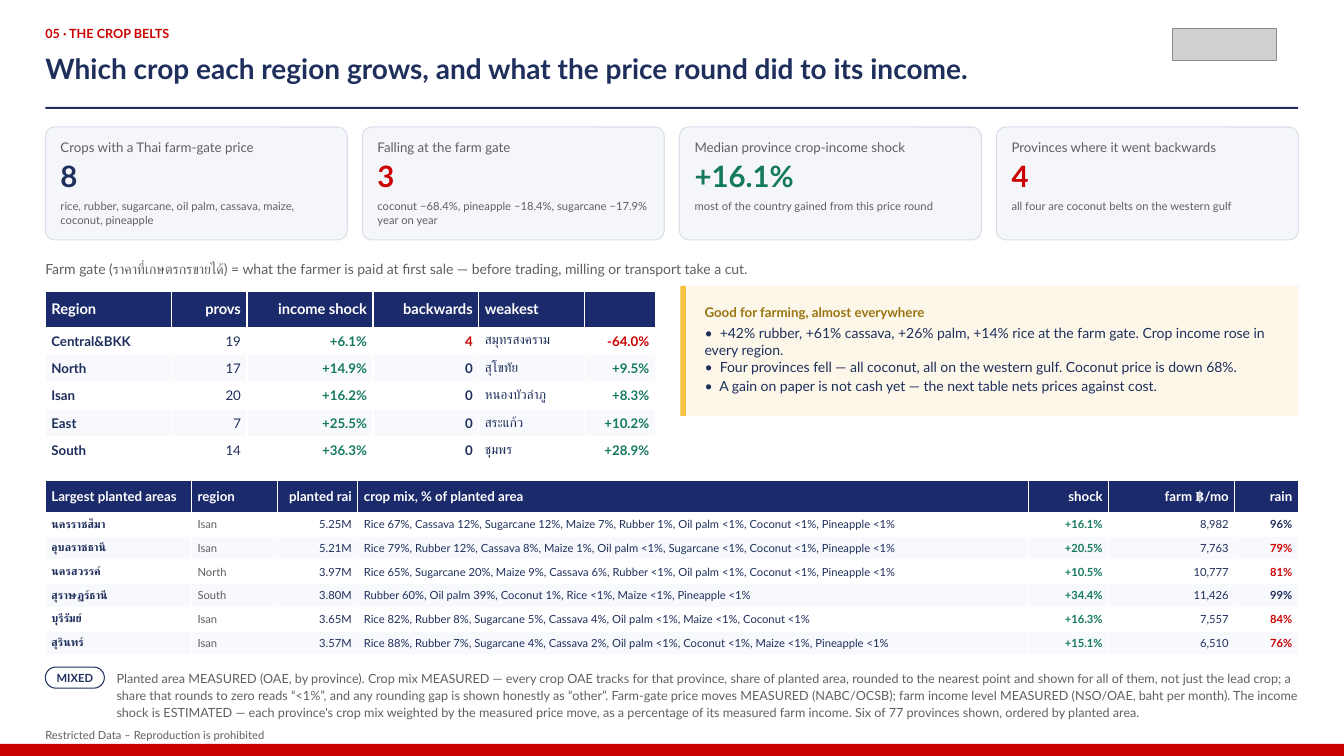
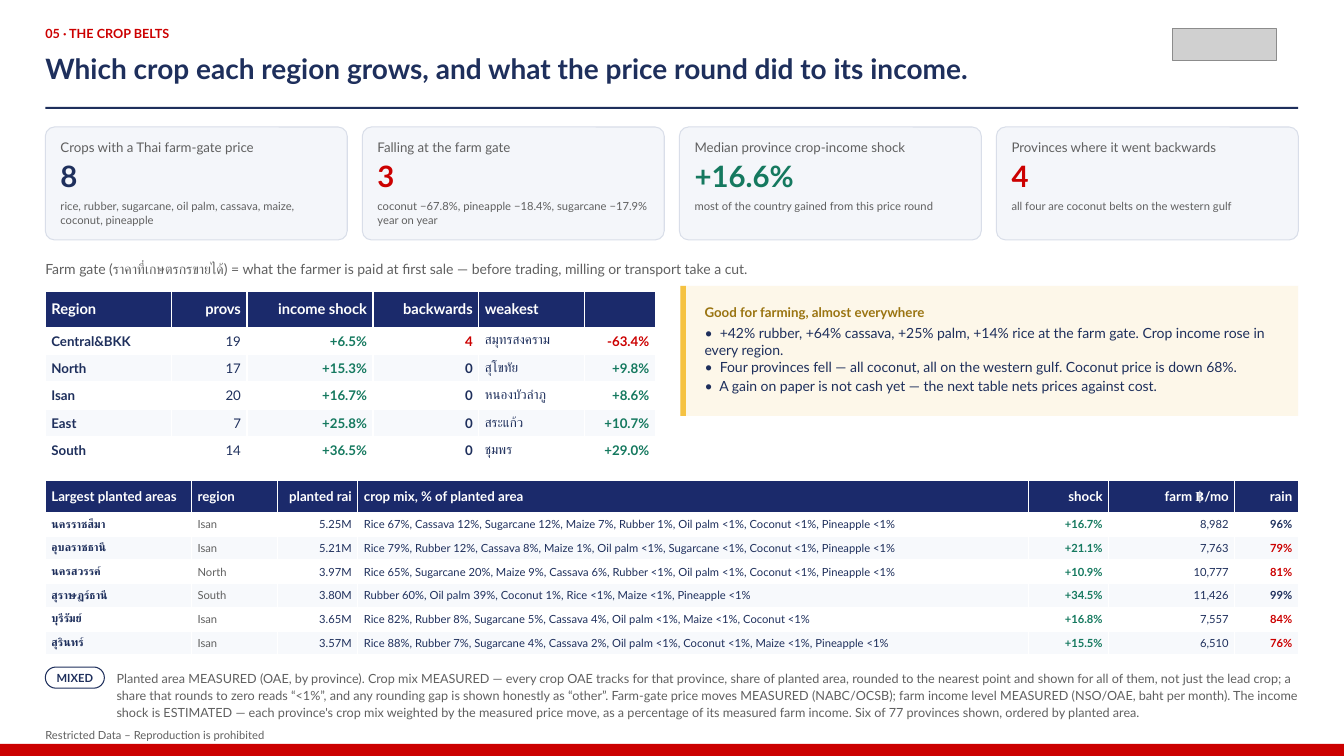
Before and after one commit to kaustavb2101/competitive-intel, a slide deck: slide 7 of docs/decks/mcom-2026-08-05-macro.pptx. Drawn at 1344x756 pixels with LibreOffice and Linux fonts; fonts in the diff are those of the drawing; grey boxes stand for pictures. Boxes give left, top, right and bottom in pixels: in the first picture for what was removed or moved away, otherwise in the second. Text is boxed around its words. In the diff, an @@ line names an element or a change of style, - is before the commit and + after.

```diff
--- a/docs/decks/mcom-2026-08-05-macro.pptx
+++ b/docs/decks/mcom-2026-08-05-macro.pptx
@@ text at [695,165,794,188]: text changed @@
-+16.1%
++16.6%
@@ text at [377,202,648,226]: text changed @@
-coconut −68.4%, pineapple −18.4%, sugarcane −17.9% year on year
+coconut −67.8%, pineapple −18.4%, sugarcane −17.9% year on year
@@ table at [45,291,655,465] @@
-row 2, column 3: +6.1%
+row 2, column 3: +6.5%
-row 2, column 6: -64.0%
+row 2, column 6: -63.4%
-row 3, column 3: +14.9%
+row 3, column 3: +15.3%
-row 3, column 6: +9.5%
+row 3, column 6: +9.8%
-row 4, column 3: +16.2%
+row 4, column 3: +16.7%
-row 4, column 6: +8.3%
+row 4, column 6: +8.6%
-row 5, column 3: +25.5%
+row 5, column 3: +25.8%
-row 5, column 6: +10.2%
+row 5, column 6: +10.7%
-row 6, column 3: +36.3%
+row 6, column 3: +36.5%
-row 6, column 6: +28.9%
+row 6, column 6: +29.0%
@@ text at [705,327,1265,394]: text changed @@
-• +42% rubber, +61% cassava, +26% palm, +14% rice at the farm gate. Crop income rose in every region.
-• Four provinces fell — all coconut, all on the western gulf. Coconut price is down 68%.
-• A gain on paper is not cash yet — the next table nets prices against cost.
+• +42% rubber, +64% cassava, +25% palm, +14% rice at the farm gate. Crop income rose in every region.
+• Four provinces fell — all coconut, all on the western gulf. Coconut price is down 68%.
+• A gain on paper is not cash yet — the next table nets prices against cost.
@@ table at [45,481,1299,655] @@
-row 2, column 5: +16.1%
+row 2, column 5: +16.7%
-row 3, column 5: +20.5%
+row 3, column 5: +21.1%
-row 4, column 5: +10.5%
+row 4, column 5: +10.9%
-row 5, column 5: +34.4%
+row 5, column 5: +34.5%
-row 6, column 5: +16.3%
+row 6, column 5: +16.8%
-row 7, column 5: +15.1%
+row 7, column 5: +15.5%
```
Also in this commit, not shown: 6 other slides changed, 1 other file.
